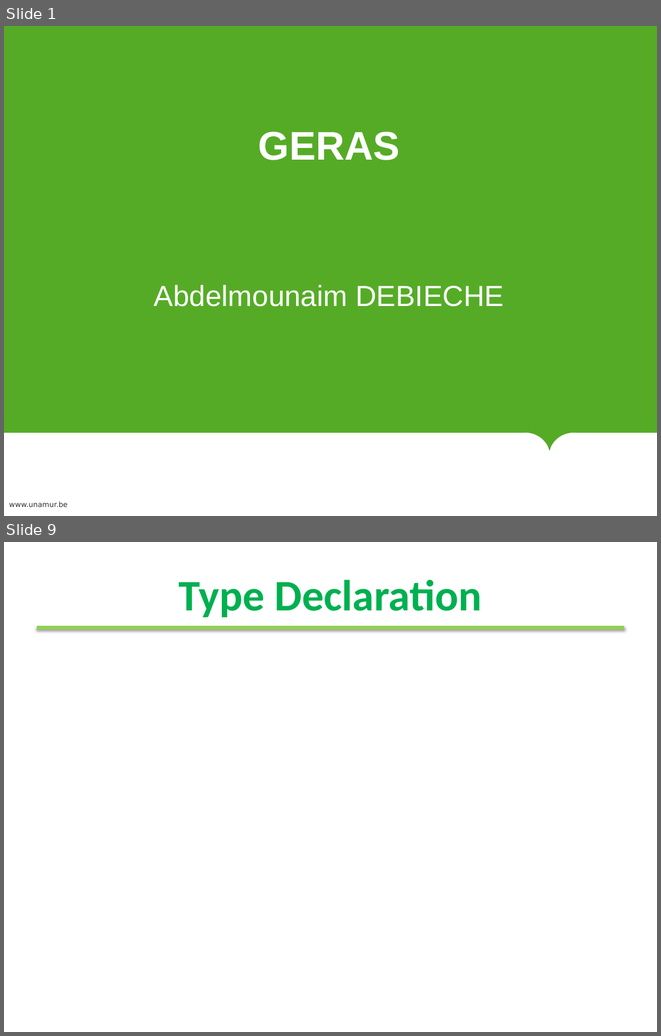
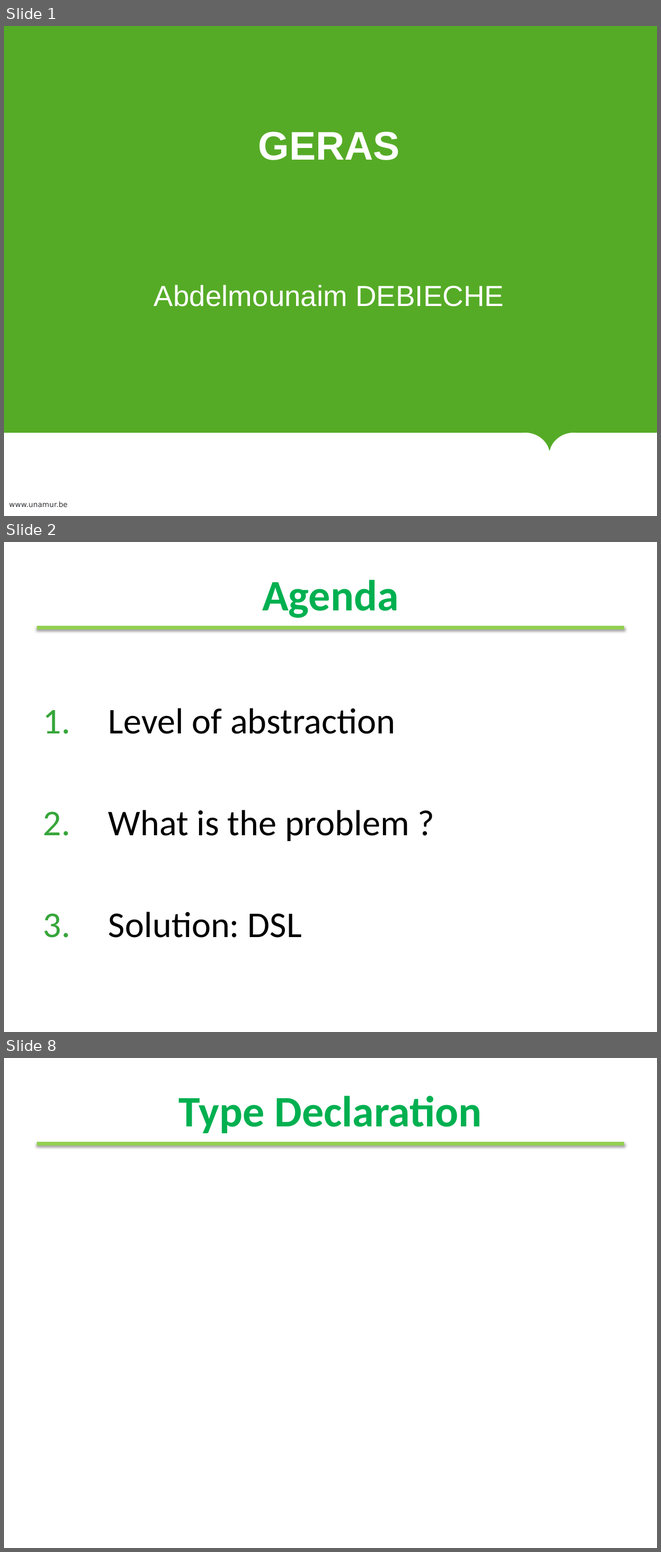
Before and after one commit to moussaamrani/IoTDSL, a slide deck: wiki/Talks/Presentation.pptx. Shown one above the other, each under a label of ours: slides 1 and 9 before the commit, slides 1, 2 and 8 after it; the slides between them are not shown. The pictures are 661x1036 and 661x1552 pixels, drawn with LibreOffice and Linux fonts; fonts in the diff are those of the drawing; background and template pictures are left out. Boxes give left, top, right and bottom in pixels: in the first picture for what was removed or moved away, otherwise in the second. Text is boxed around its words. In the diff, an @@ line names an element or a change of style, - is before the commit and + after.

```diff
--- a/wiki/Talks/Presentation.pptx
+++ b/wiki/Talks/Presentation.pptx
@@ slide 2 added at <box>4,542,657,1032</box>, background #FFFFFF; not listed: 1 template element that a slide beside it also shows @@
@@ title added at <box>262,580,399,618</box>, 48 pt, text #00B050, bold @@
+Agenda
@@ text added at <box>108,708,409,937</box>, 40 pt, text #000000 @@
+1. Level of abstraction
+2. What is the problem ?
+3. Solution: DSL
@@ what was slide 9 is now slide 8 @@
```
Also in this commit, not shown: 4 slides changed, 5 other slides added, 5 slides removed.
